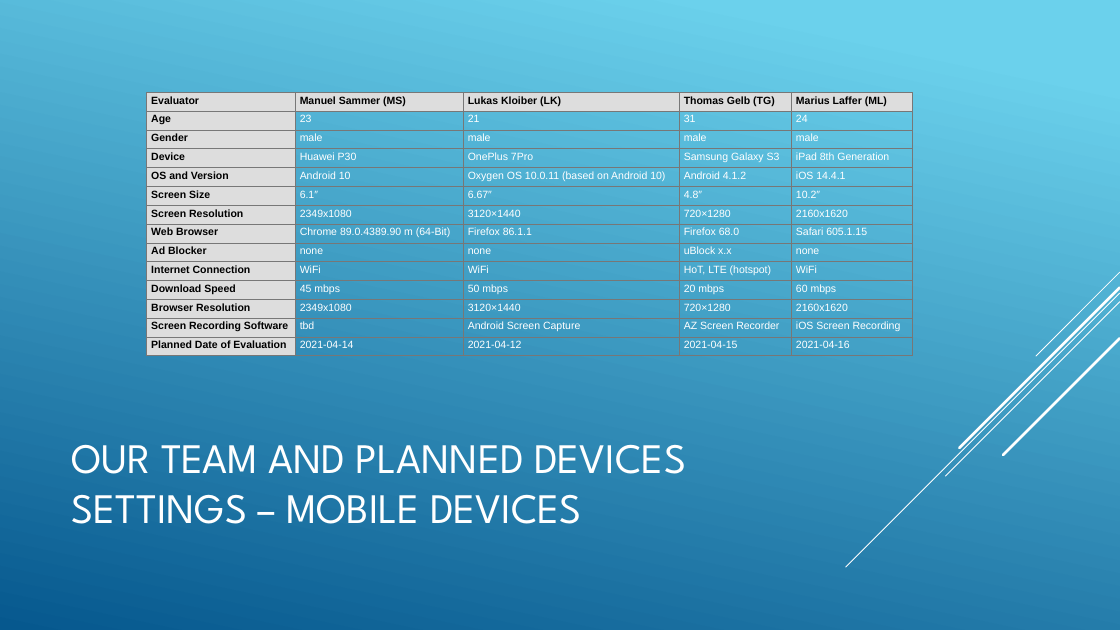
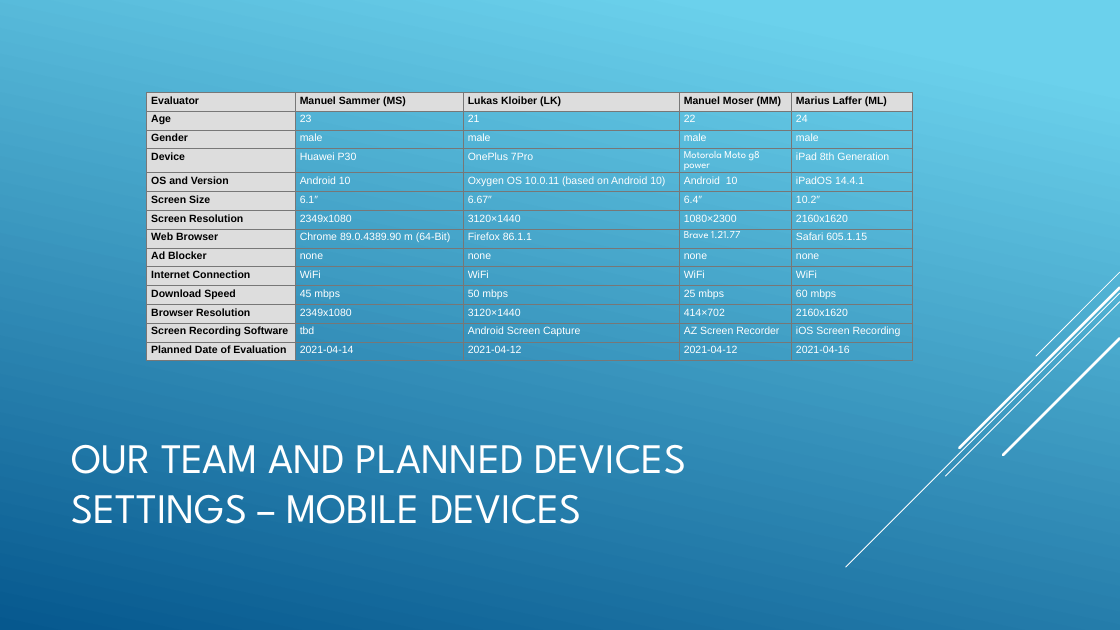
Before and after one commit to Deadmann1/hci_06_06, a slide deck: slide 3 of presentation/presentation.pptx. Drawn at 1120x630 pixels with LibreOffice and Linux fonts; fonts in the diff are those of the drawing. Boxes give left, top, right and bottom in pixels: in the first picture for what was removed or moved away, otherwise in the second. Text is boxed around its words. In the diff, an @@ line names an element or a change of style, - is before the commit and + after.

Commit message:
added manuel
added manuel to presentation, minor fix

```diff
--- a/presentation/presentation.pptx
+++ b/presentation/presentation.pptx
@@ table at (x1=147, y1=92, x2=913, y2=366) @@
-row 1, column 4: Thomas Gelb (TG)
+row 1, column 4: Manuel Moser (MM)
-row 2, column 4: 31
+row 2, column 4: 22
-row 4, column 4: Samsung Galaxy S3
+row 4, column 4: Motorola Moto g8 power
-row 5, column 4: Android 4.1.2
+row 5, column 4: Android 10
-row 5, column 5: iOS 14.4.1
+row 5, column 5: iPadOS 14.4.1
-row 6, column 4: 4.8″
+row 6, column 4: 6.4″
-row 7, column 4: 720×1280
+row 7, column 4: 1080×2300
-row 8, column 4: Firefox 68.0
+row 8, column 4: Brave 1.21.77
-row 9, column 4: uBlock x.x
+row 9, column 4: none
-row 10, column 4: HoT, LTE (hotspot)
+row 10, column 4: WiFi
-row 11, column 4: 20 mbps
+row 11, column 4: 25 mbps
-row 12, column 4: 720×1280
+row 12, column 4: 414×702
-row 14, column 4: 2021-04-15
+row 14, column 4: 2021-04-12
```
Also in this commit, not shown: 1 other slide changed, 1 other file.
